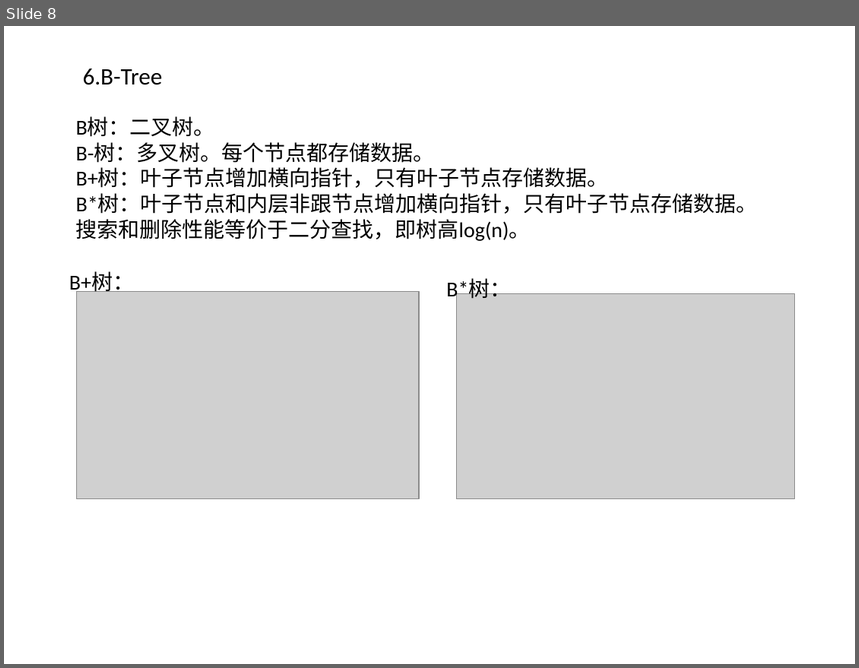
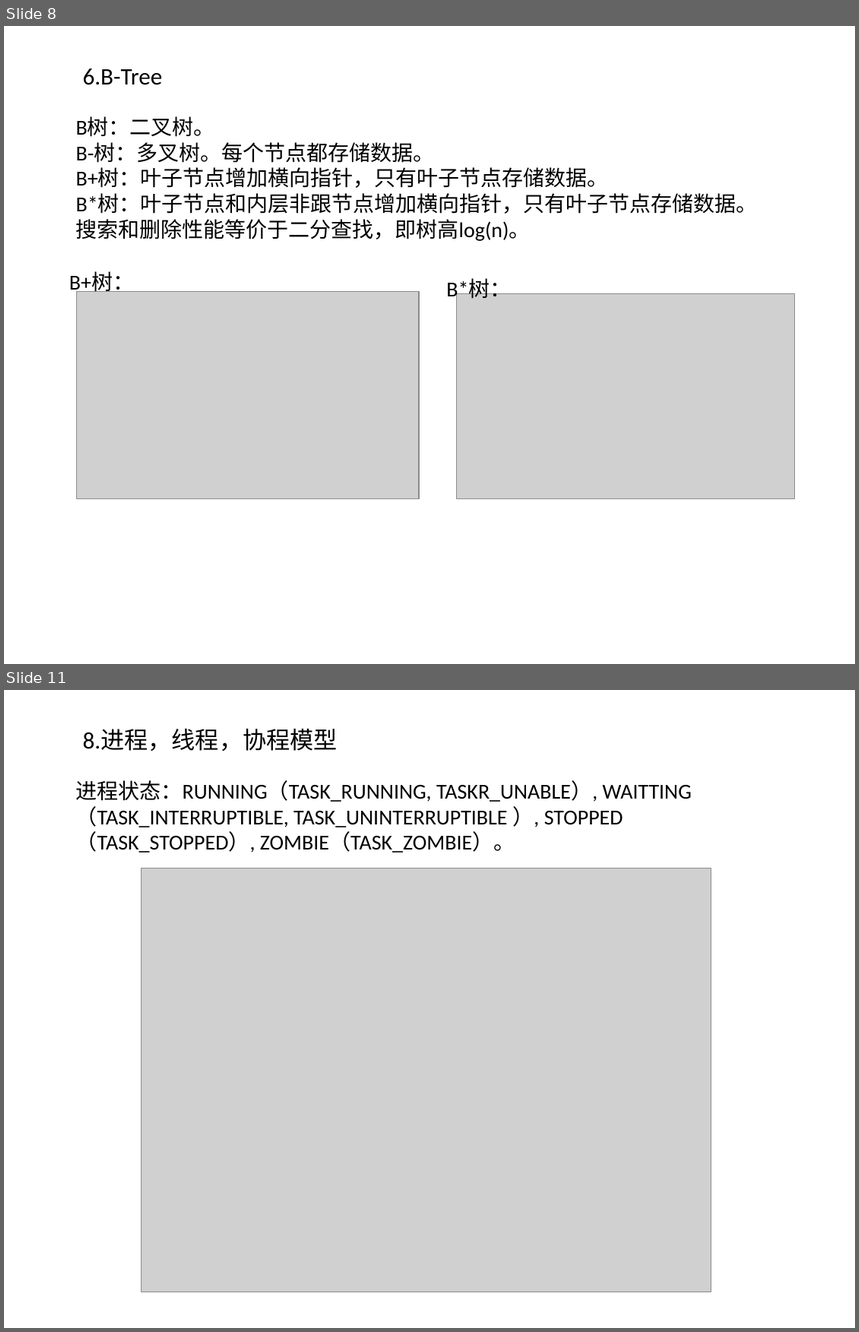
Before and after one commit to willkk/go, a slide deck: algos_summary.pptx. Shown one above the other, each under a label of ours: slide 8 before the commit, slides 8 and 11 after it; the slides between them are not shown. The pictures are 859x668 and 859x1332 pixels, drawn with LibreOffice and Linux fonts; fonts in the diff are those of the drawing; grey boxes stand for pictures. Boxes give left, top, right and bottom in pixels: in the first picture for what was removed or moved away, otherwise in the second. Text is boxed around its words. In the diff, an @@ line names an element or a change of style, - is before the commit and + after.

```diff
--- a/algos_summary.pptx
+++ b/algos_summary.pptx
@@ slide 11 added at bbox=[4, 690, 855, 1328], background #FFFFFF @@
@@ text added at bbox=[83, 729, 338, 751], 20 pt, text #000000 @@
+8.进程，线程，协程模型
@@ text added at bbox=[76, 780, 692, 853], 18 pt, text #000000 @@
+进程状态：RUNNING（TASK_RUNNING, TASKR_UNABLE）, WAITTING（TASK_INTERRUPTIBLE, TASK_UNINTERRUPTIBLE ）, STOPPED（TASK_STOPPED）, ZOMBIE（TASK_ZOMBIE）。
@@ picture added at bbox=[141, 868, 711, 1293] @@
```
Also in this commit, not shown: 1 slide changed, 2 other slides added, 1 other file.
